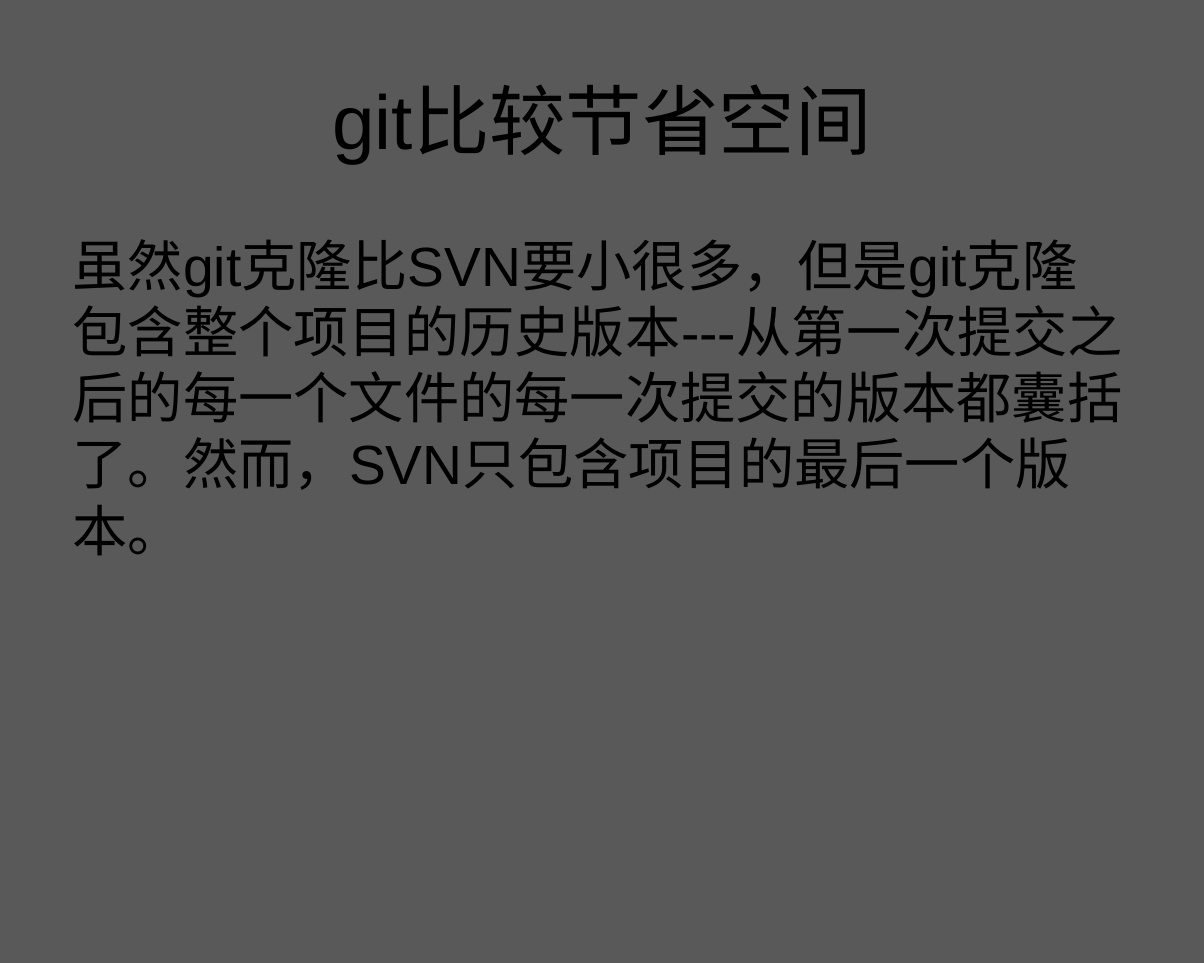
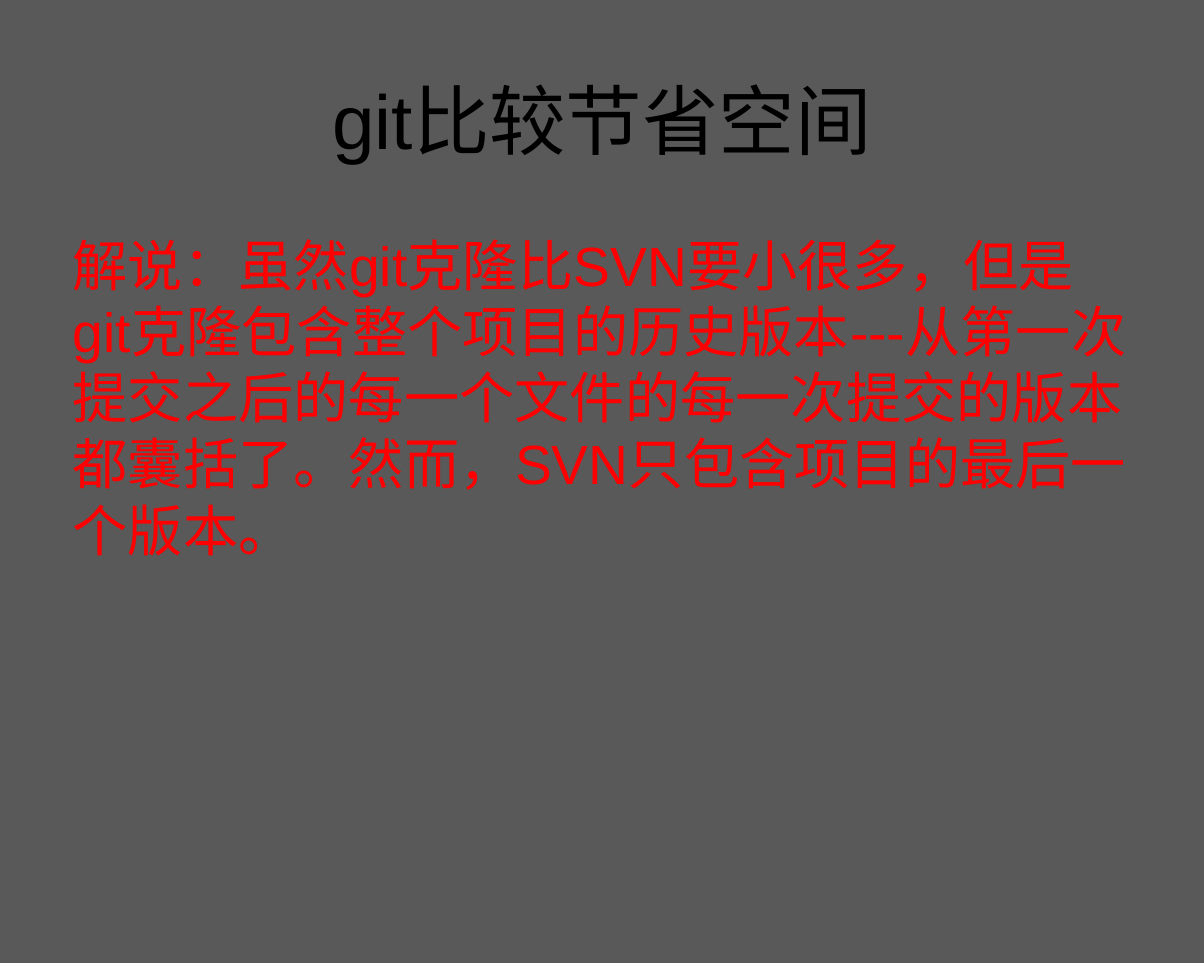
Before and after one commit to zhuxiaosheng/code, a slide deck: slide 17 of git.ppt (slide 18 before the commit). Drawn at 1204x963 pixels with LibreOffice and Linux fonts; fonts in the diff are those of the drawing; background and template pictures are left out. Boxes give left, top, right and bottom in pixels: in the first picture for what was removed or moved away, otherwise in the second. Text is boxed around its words. In the diff, an @@ line names an element or a change of style, - is before the commit and + after.

```diff
--- a/git.ppt
+++ b/git.ppt
@@ text at (x1=73, y1=239, x2=1127, y2=556): text changed; text colour #000000 to #FF0000 @@
-虽然git克隆比SVN要小很多，但是git克隆包含整个项目的历史版本---从第一次提交之后的每一个文件的每一次提交的版本都囊括了。然而，SVN只包含项目的最后一个版本。
+解说：虽然git克隆比SVN要小很多，但是git克隆包含整个项目的历史版本---从第一次提交之后的每一个文件的每一次提交的版本都囊括了。然而，SVN只包含项目的最后一个版本。
```
Also in this commit, not shown: 8 other slides changed, 10 slides added, 7 slides removed.
